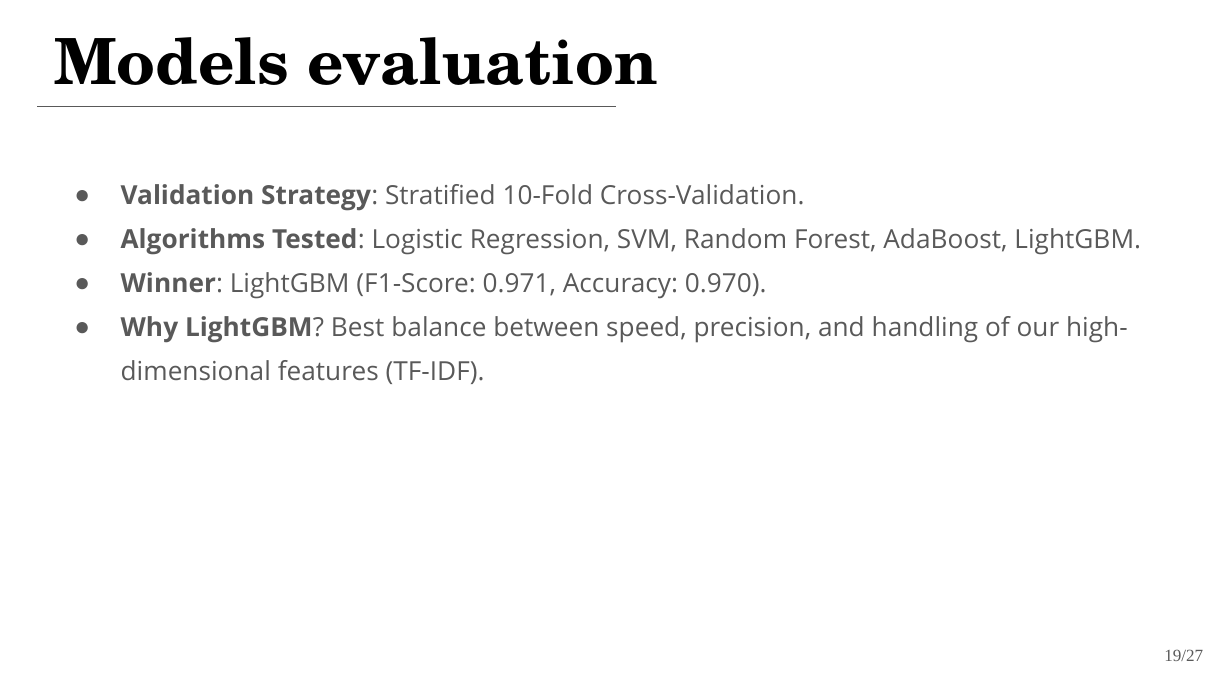
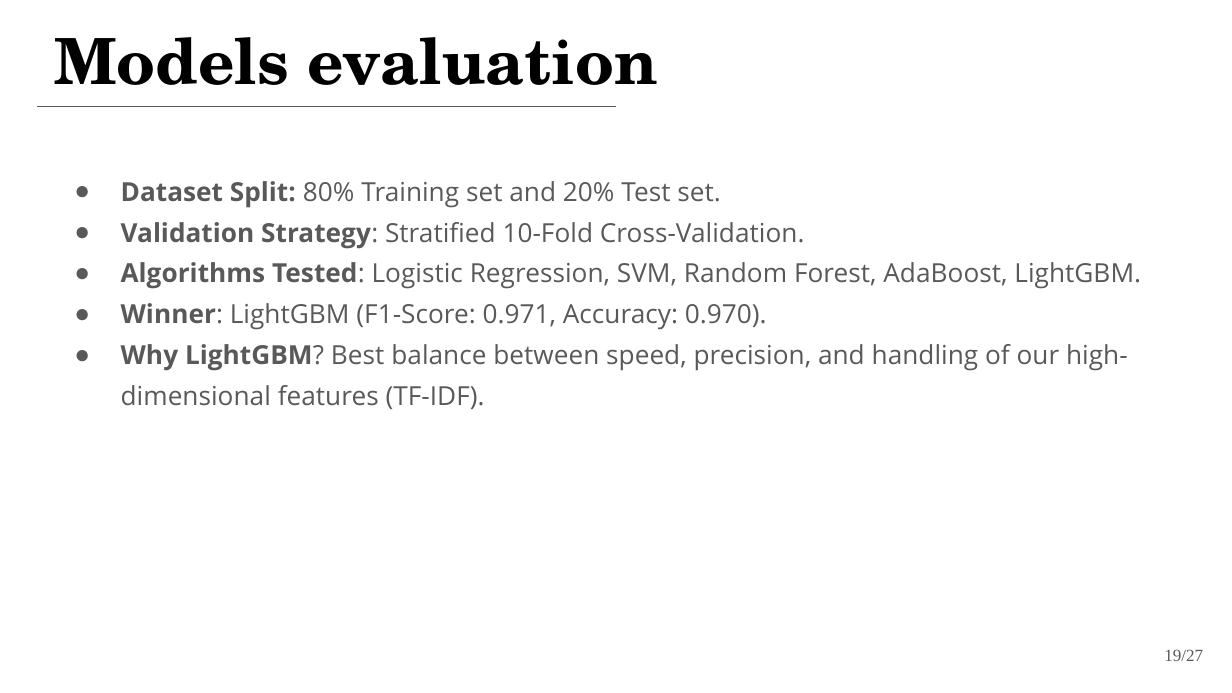
Before and after one commit to jackomazi/data-mining-and-machine-learning-project, a slide deck: slide 15 of fake_news_detector_presentation.pptx. Drawn at 1232x693 pixels with LibreOffice and Linux fonts; fonts in the diff are those of the drawing. Boxes give left, top, right and bottom in pixels: in the first picture for what was removed or moved away, otherwise in the second. Text is boxed around its words. In the diff, an @@ line names an element or a change of style, - is before the commit and + after.

```diff
--- a/fake_news_detector_presentation.pptx
+++ b/fake_news_detector_presentation.pptx
@@ text at bbox=[121, 181, 720, 208]: paragraph added @@
+● Dataset Split: 80% Training set and 20% Test set.
@@ text at bbox=[121, 222, 1141, 409]: line spacing 1.4 to 1.3 @@
```
Also in this commit, not shown: 3 other slides changed, 1 other file.
